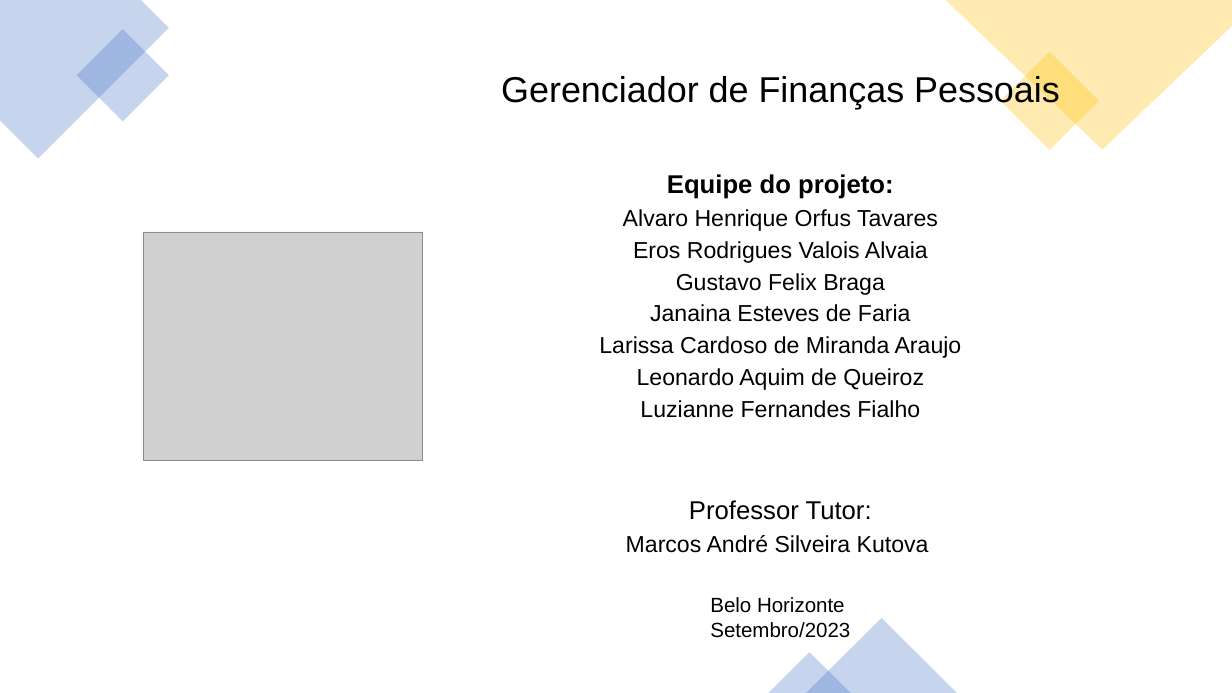
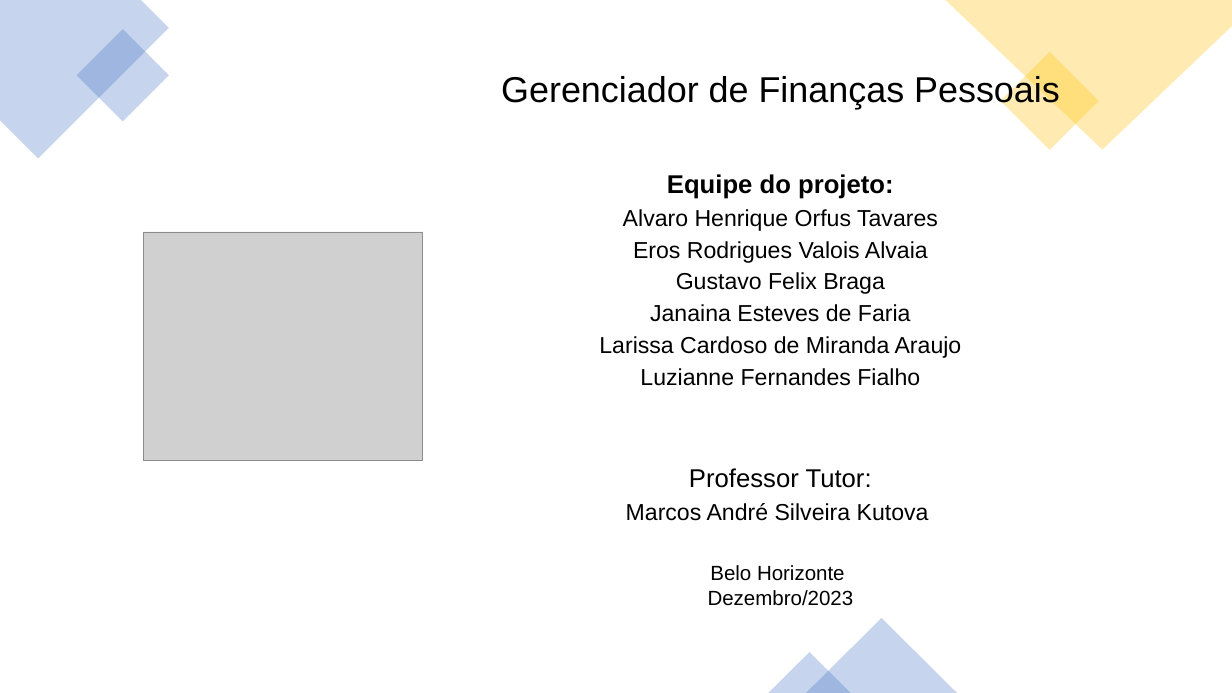
Before and after one commit to ICEI-PUC-Minas-PMV-ADS/pmv-ads-2023-2-e1-proj-web-t7-financas-pessoais, a slide deck: slide 1 of apresentacao/apresentacao.pptx. Drawn at 1232x693 pixels with LibreOffice and Linux fonts; fonts in the diff are those of the drawing; grey boxes stand for pictures. Boxes give left, top, right and bottom in pixels: in the first picture for what was removed or moved away, otherwise in the second. Text is boxed around its words. In the diff, an @@ line names an element or a change of style, - is before the commit and + after.

```diff
--- a/apresentacao/apresentacao.pptx
+++ b/apresentacao/apresentacao.pptx
@@ text at box(637, 368, 924, 390): paragraph removed @@
-Leonardo Aquim de Queiroz
@@ text at box(708, 590, 854, 606): text changed @@
-Setembro/2023
+Dezembro/2023
```
Also in this commit, not shown: 1 other slide changed, 2 other files.
